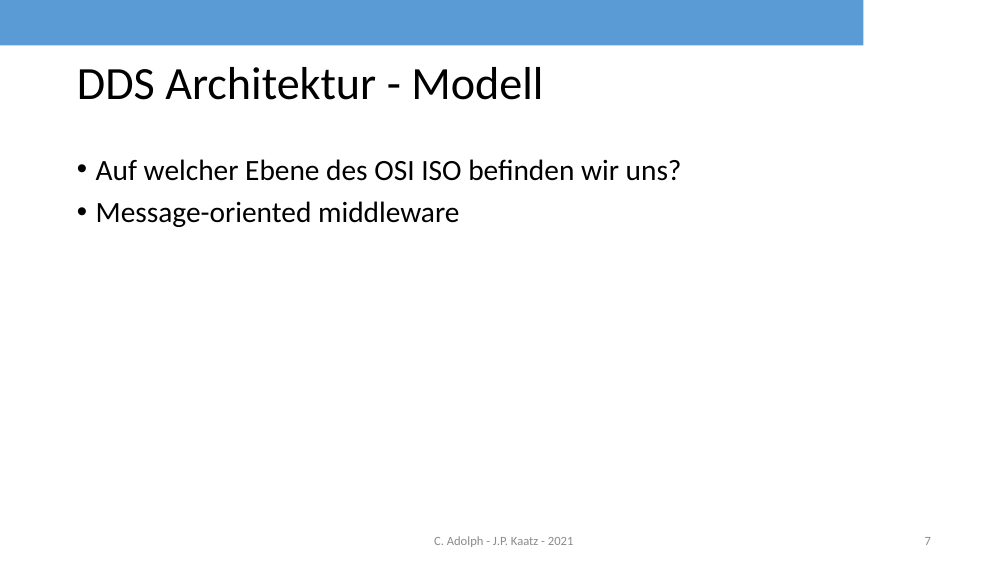
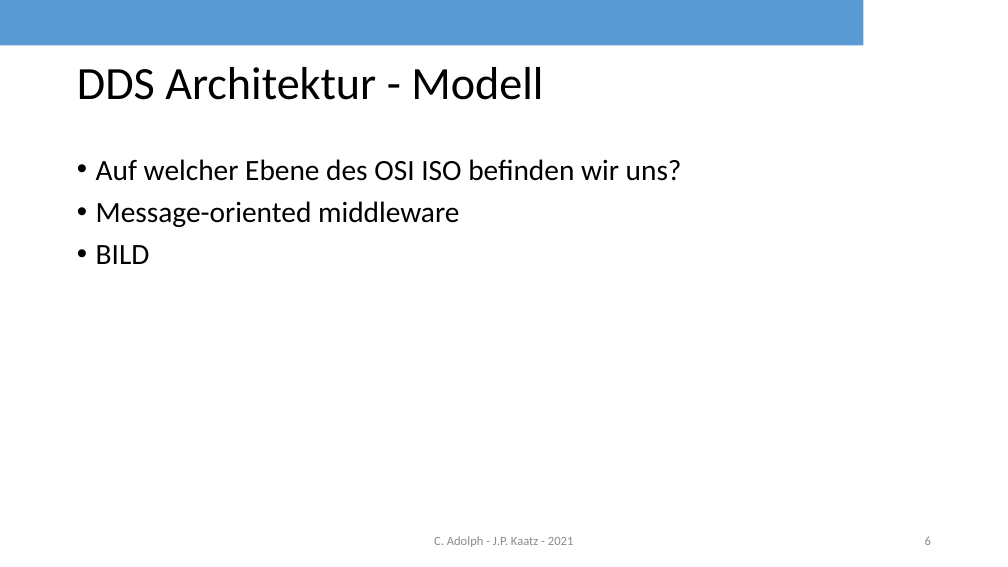
Before and after one commit to rocko/sisidm_sose2021, a slide deck: slide 6 of DDS_share.pptx (slide 7 before the commit). Drawn at 1008x567 pixels with LibreOffice and Linux fonts; fonts in the diff are those of the drawing; background and template pictures are left out. Boxes give left, top, right and bottom in pixels: in the first picture for what was removed or moved away, otherwise in the second. Text is boxed around its words. In the diff, an @@ line names an element or a change of style, - is before the commit and + after.

```diff
--- a/DDS_share.pptx
+++ b/DDS_share.pptx
@@ text at (96, 245, 150, 264): paragraph added @@
+• BILD
@@ page number at (925, 536, 931, 545): text changed @@
-7
+6
```
Also in this commit, not shown: 6 other slides changed, 3 slides removed.
